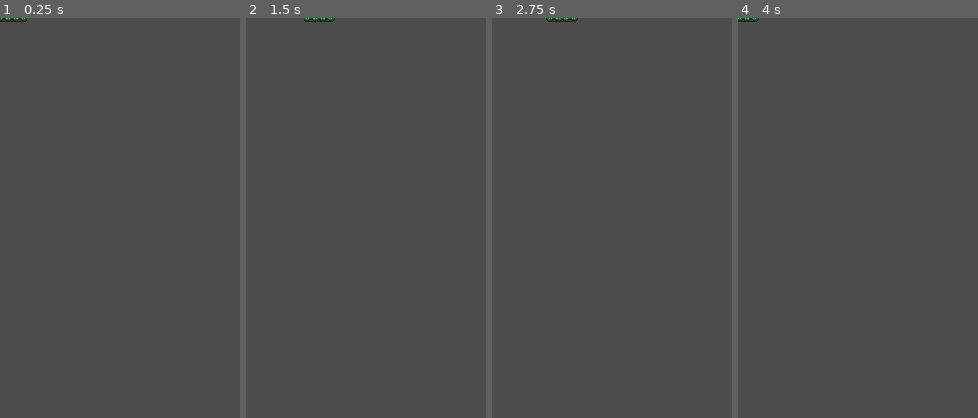
Above: before the commit, frames 1-4 (left to right).
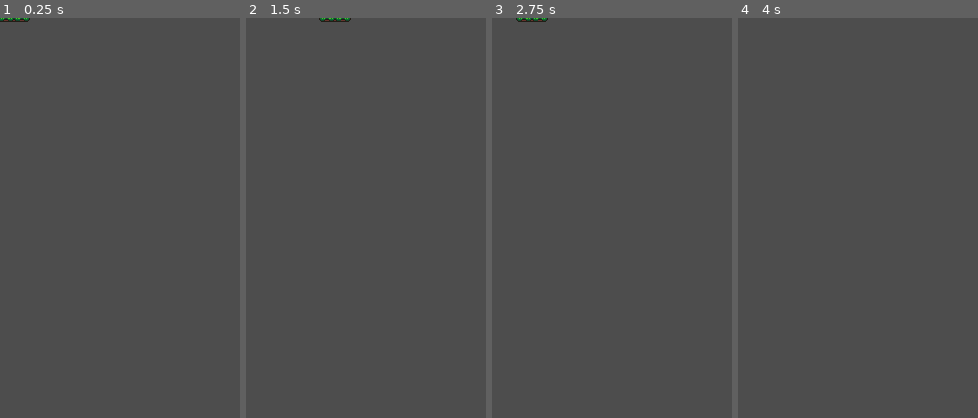
Above: after the commit, the same moments.

Repository: stefko-jam/Game_Jam
Game: Godot game, scene res://scenes/platform_moving.tscn
The game is run twice, just before and just after one commit, with the same random seed, the same clock (stepped at 60 frames per second) and the same inputs. This scene is started directly instead of the project's main scene.
Inputs:
- Up to frame 1 (0.25 s): no input
- Up to frame 2 (1.5 s): tap Enter at 0.5 s; hold D (right) from 0.53 s (still down); tap Space at 1.25 s
- Up to frame 3 (2.75 s): tap Enter at 2 s; release D (right) at 2.03 s; hold A (left) from 2.03 s (still down)
- Up to frame 4 (4 s): tap Space at 2.75 s; release A (left) at 2.78 s; hold D (right) from 2.78 s (still down); tap Enter at 3.5 s
The pictures show only the part of the screen within x 0-50%, y 0-50%; the shares and areas given below are measured in that part.

The runs differ from the first frame. In frame 1, less than 0.1% of the frame differs, in the area x 0-13%, y 0-1%; in frame 2, 0.1%; in frame 3, 0.2%, in the area x 10-36%, y 0-1%; in frame 4, less than 0.1%.

Commit message:
Fix jittering, overlay

Diff:
--- a/scenes/game.tscn
+++ b/scenes/game.tscn
@@ -141,6 +141,13 @@
 unique_name_in_owner = true
 script = ExtResource("3_vtaks")
 
+[node name="Pollution" type="AnimatedSprite2D" parent="HUD/GameManager"]
+visible = false
+modulate = Color(1, 1, 1, 0.85098)
+position = Vector2(244, 406)
+scale = Vector2(0.11246, 0.11246)
+sprite_frames = SubResource("SpriteFrames_trtic")
+
 [node name="pollutometer" parent="HUD/GameManager" instance=ExtResource("9_kvpfn")]
 position = Vector2(177, 27)
 scale = Vector2(4.57227, 4.57227)
@@ -154,10 +161,3 @@
 scale = Vector2(1.84017, 2.00924)
 text = "Test"
 metadata/_edit_use_anchors_ = true
-
-[node name="Pollution" type="AnimatedSprite2D" parent="HUD/GameManager"]
-visible = false
-modulate = Color(1, 1, 1, 0.85098)
-position = Vector2(244, 406)
-scale = Vector2(0.11246, 0.11246)
-sprite_frames = SubResource("SpriteFrames_trtic")
--- a/scripts/platform_moving.gd
+++ b/scripts/platform_moving.gd
@@ -1,7 +1,7 @@
 extends Node2D
 
 @export var move_distance: float = 100
-@export var move_speed: float = 100
+@export var move_speed: float = 60
 
 var direction := 1
 var start_x := 0.0
@@ -11,7 +11,7 @@
 	if (randf() > 0.5):
 		direction = -1
 
-func _process(delta):
+func _physics_process(delta: float) -> void:
 	updatePosition(delta);
 	handleDirectionChange();
 
